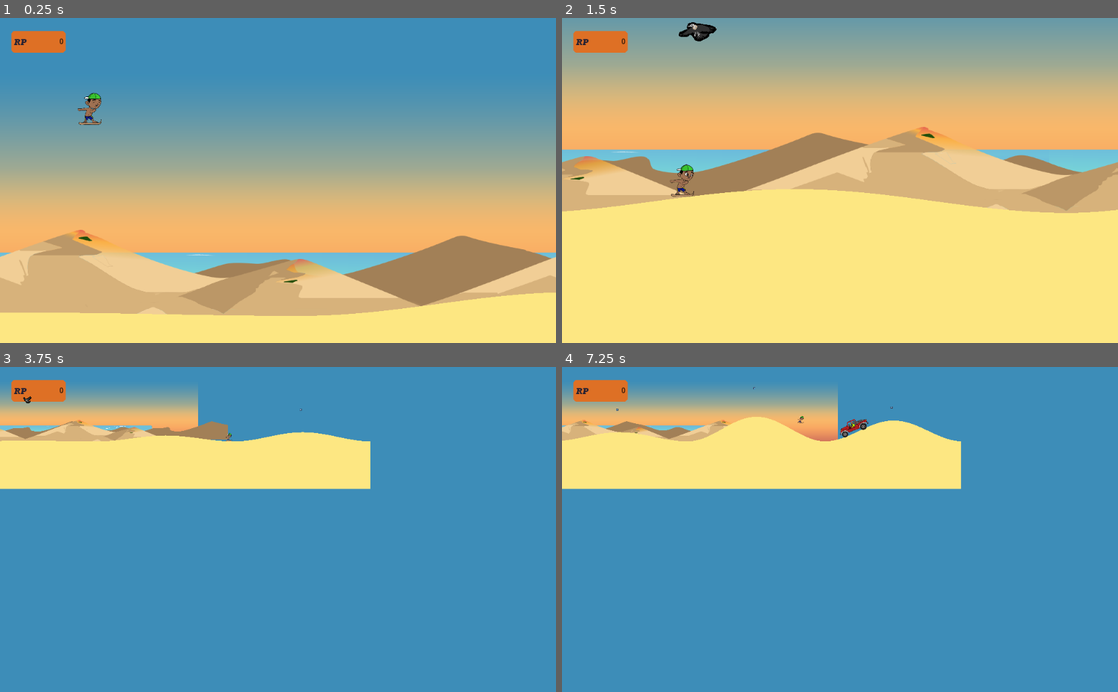
Above: before the commit, frames 1-4 (two rows, left to right).
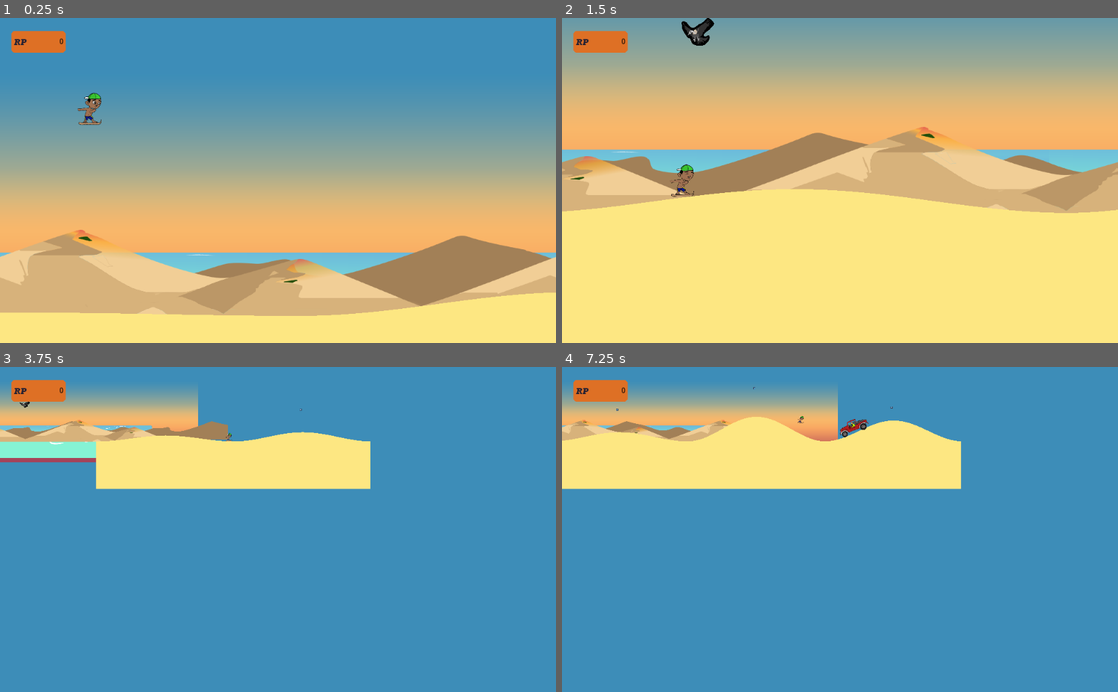
Above: after the commit, the same moments.

Repository: AlanVitorCosta/MotoresGame
Game: Godot game, scene res://scenes/World.tscn
The game is run twice, just before and just after one commit, with the same random seed, the same clock (stepped at 60 frames per second) and the same inputs. The engine's default icon, where the game draws it, is replaced by a stand-in: a white triangle on a blue panel in a dark square. Sound files missing from this copy of the repository are replaced by a short silence.
Inputs:
- Up to frame 1 (0.25 s): no input
- Up to frame 2 (1.5 s): hold Z 0.53-1.28 s; hold Right (ui_right) from 0.53 s (still down); tap Up (ui_up) at 0.77 s; tap Z at 1.35 s
- Up to frame 3 (3.75 s): tap Up (ui_up) at 1.52, 3.02 s; release Right (ui_right) at 2.03 s; hold Z 2.03-2.78 s; hold Left (ui_left) from 2.03 s (still down); tap Z at 2.85 s; hold Z from 3.53 s (still down)
- Up to frame 4 (7.25 s): tap Up (ui_up) at 3.77, 4.52, 6.02, 6.77 s; release Left (ui_left) at 4.28 s; release Z at 4.28 s; hold Right (ui_right) from 4.28 s (still down); tap Z at 4.35, 5.85 s; hold Z 5.03-5.78 s; hold Z from 6.53 s (still down)

The runs differ from the first frame. In frame 1, less than 0.1% of the frame differs, in the area x 14-19%, y 23-33%; in frame 2, 0.3%; in frame 3, 2.6%, in the area x 0-18%, y 8-38%; in frame 4, less than 0.1%.

Commit message:
Atualizando

Diff:
--- a/scenes/Player.tscn
+++ b/scenes/Player.tscn
@@ -5,14 +5,14 @@
 [ext_resource path="res://sprites/Personagem/boyzaum.png" type="Texture" id=3]
 [ext_resource path="res://sprites/Personagem/boyzaum2.png" type="Texture" id=4]
 [ext_resource path="res://sprites/Personagem/abaixar.png" type="Texture" id=5]
-[ext_resource path="res://sprites/Personagem/cair1.png" type="Texture" id=6]
-[ext_resource path="res://sprites/Personagem/cair2.png" type="Texture" id=7]
-[ext_resource path="res://sprites/Personagem/cair3.png" type="Texture" id=8]
-[ext_resource path="res://sprites/Personagem/pulo1.png" type="Texture" id=9]
-[ext_resource path="res://sprites/Personagem/pulo2.png" type="Texture" id=10]
-[ext_resource path="res://sprites/Personagem/pulo3.png" type="Texture" id=11]
-[ext_resource path="res://sprites/Personagem/pulo4.png" type="Texture" id=12]
-[ext_resource path="res://sprites/Personagem/pulo5.png" type="Texture" id=13]
+[ext_resource path="res://sprites/Personagem/pulo1.png" type="Texture" id=6]
+[ext_resource path="res://sprites/Personagem/pulo2.png" type="Texture" id=7]
+[ext_resource path="res://sprites/Personagem/pulo3.png" type="Texture" id=8]
+[ext_resource path="res://sprites/Personagem/pulo4.png" type="Texture" id=9]
+[ext_resource path="res://sprites/Personagem/pulo5.png" type="Texture" id=10]
+[ext_resource path="res://sprites/Personagem/cair1.png" type="Texture" id=11]
+[ext_resource path="res://sprites/Personagem/cair2.png" type="Texture" id=12]
+[ext_resource path="res://sprites/Personagem/cair3.png" type="Texture" id=13]
 [ext_resource path="res://sounds/456373__felixyadomi__hop9.wav" type="AudioStream" id=14]
 [ext_resource path="res://sounds/hit_fall.wav" type="AudioStream" id=15]
 [ext_resource path="res://sounds/364999__saul92__arena-cayendo.wav" type="AudioStream" id=16]
@@ -22,7 +22,7 @@
 radius = 28.126
 
 [sub_resource type="RectangleShape2D" id=2]
-extents = Vector2( 10, 400 )
+extents = Vector2( 10, 1131.2 )
 
 [sub_resource type="SpriteFrames" id=3]
 animations = [ {
@@ -36,15 +36,15 @@
 "name": "Crouch",
 "speed": 5.0
 }, {
-"frames": [ ExtResource( 6 ), ExtResource( 7 ), ExtResource( 8 ) ],
+"frames": [ ExtResource( 6 ), ExtResource( 7 ), ExtResource( 8 ), ExtResource( 9 ), ExtResource( 10 ) ],
+"loop": false,
+"name": "Jump",
+"speed": 10.0
+}, {
+"frames": [ ExtResource( 11 ), ExtResource( 12 ), ExtResource( 13 ) ],
 "loop": false,
 "name": "Falling",
 "speed": 4.0
-}, {
-"frames": [ ExtResource( 9 ), ExtResource( 10 ), ExtResource( 11 ), ExtResource( 12 ), ExtResource( 13 ) ],
-"loop": false,
-"name": "Jump",
-"speed": 10.0
 } ]
 
 [node name="Player" type="KinematicBody2D"]
@@ -80,17 +80,13 @@
 }
 
 [node name="CollisionShape2D2" type="CollisionShape2D" parent="Area2D"]
-position = Vector2( 1.948, 372.043 )
+position = Vector2( 30.5479, 211.883 )
 shape = SubResource( 2 )
-__meta__ = {
-"_edit_lock_": true
-}
 
 [node name="Sprite" type="AnimatedSprite" parent="."]
 scale = Vector2( 0.5, 0.5 )
 frames = SubResource( 3 )
 animation = "Idle"
-frame = 2
 playing = true
 __meta__ = {
 "_edit_lock_": true
--- a/scenes/Urubu.tscn
+++ b/scenes/Urubu.tscn
@@ -53,7 +53,6 @@
 scale = Vector2( 0.1, 0.1 )
 frames = SubResource( 3 )
 animation = "Idle"
-frame = 1
 playing = true
 __meta__ = {
 "_edit_lock_": true
